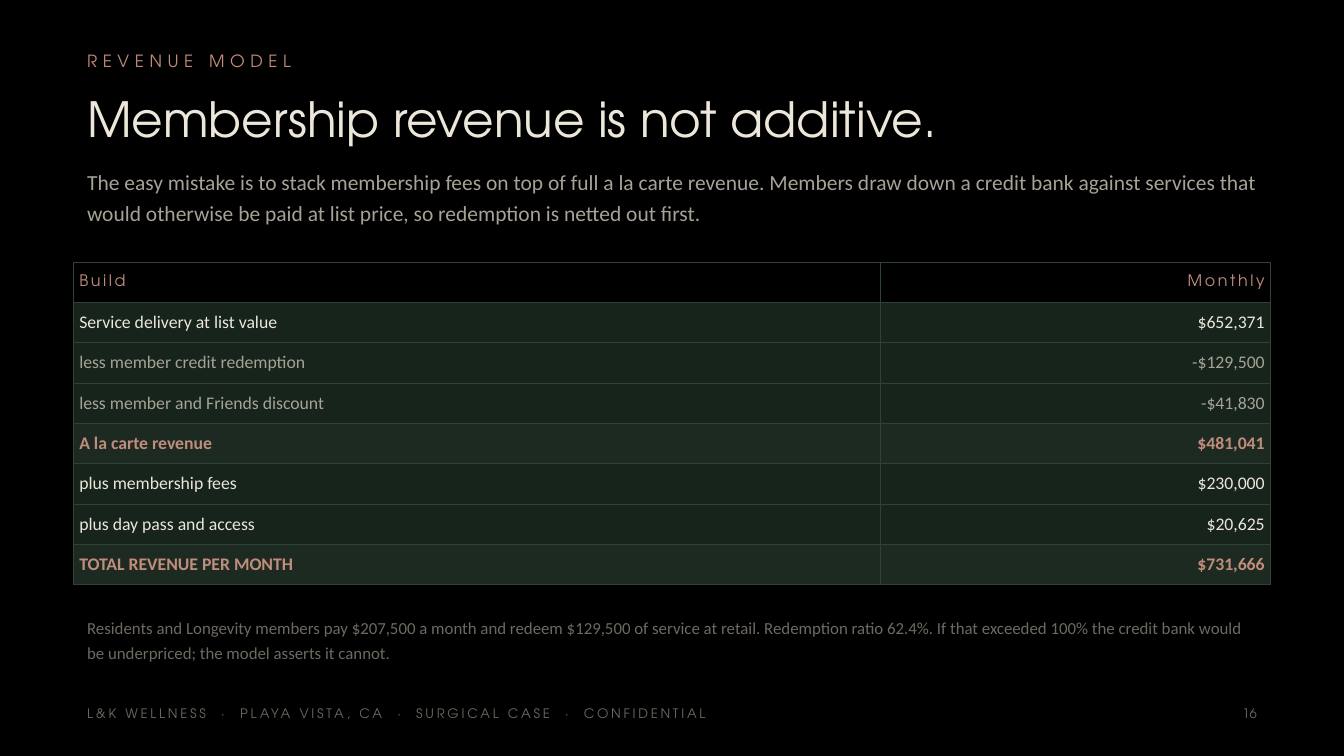
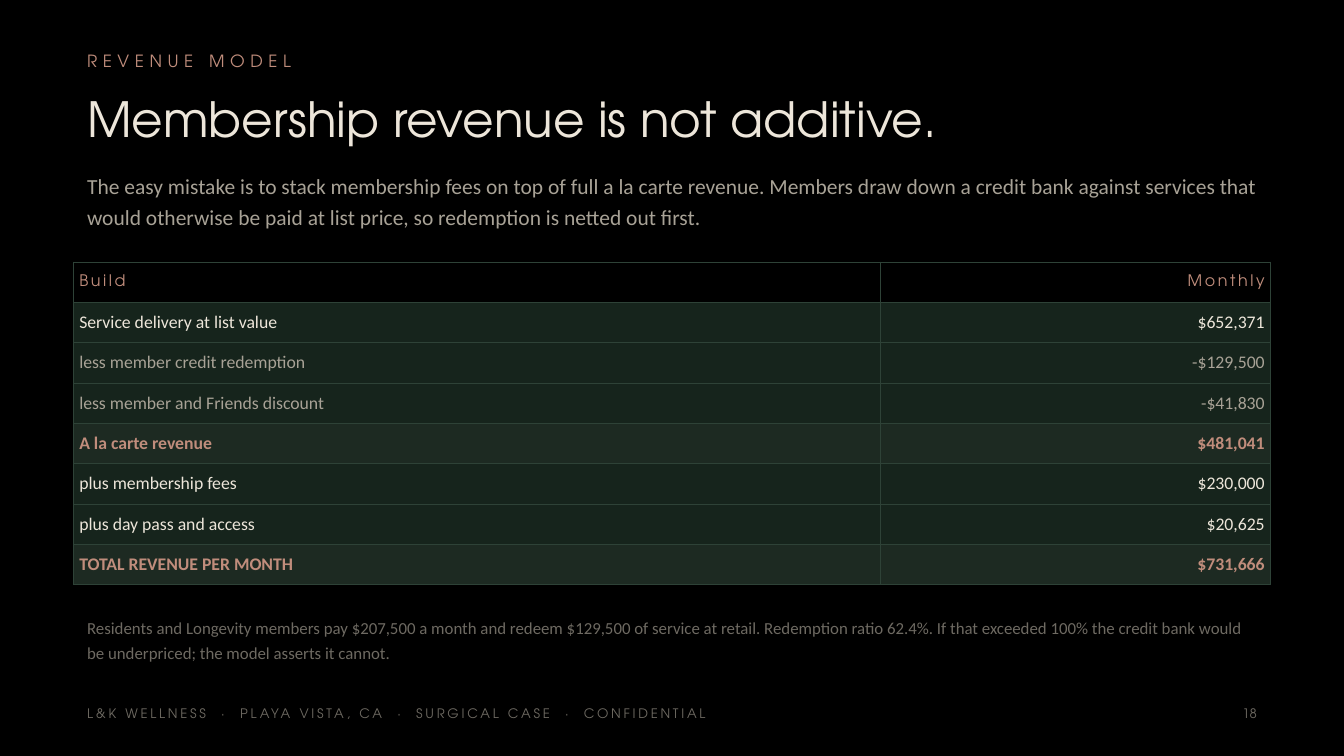
Before and after one commit to apexalpha811/lkwellness_OR, a slide deck: slide 18 of L-K-Wellness-Surgical-5.3M.pptx (slide 16 before the commit). Drawn at 1344x756 pixels with LibreOffice and Linux fonts; fonts in the diff are those of the drawing. Boxes give left, top, right and bottom in pixels: in the first picture for what was removed or moved away, otherwise in the second. Text is boxed around its words. In the diff, an @@ line names an element or a change of style, - is before the commit and + after.

```diff
--- a/L-K-Wellness-Surgical-5.3M.pptx
+++ b/L-K-Wellness-Surgical-5.3M.pptx
@@ text "The easy mistake is to ..." at bbox=[87, 179, 1256, 229]: vertical alignment middle to top @@
```
Also in this commit, not shown: 35 other slides changed, 6 slides added, 4 other files.
